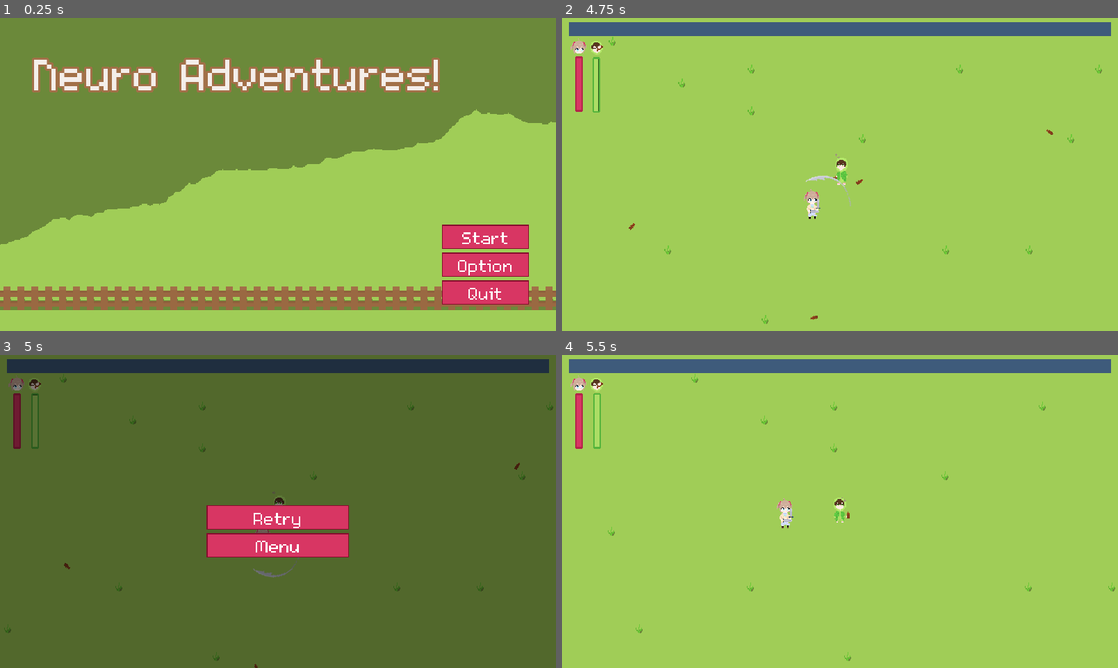
Above: before the commit, frames 1-4 (two rows, left to right).
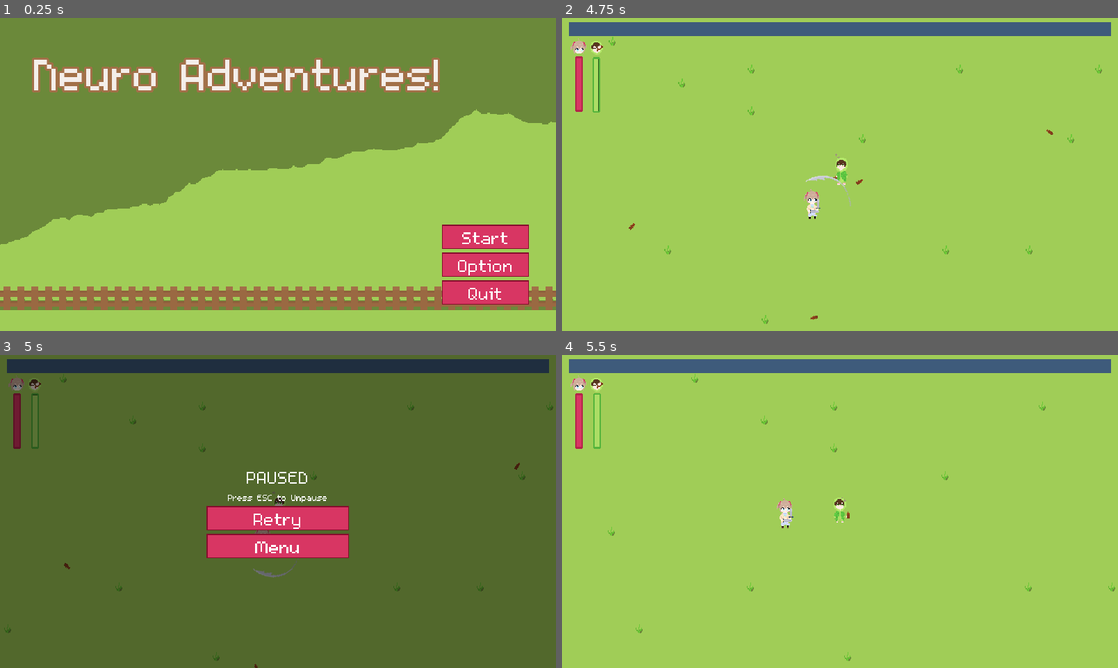
Above: after the commit, the same moments.

Repository: KotgeDev/Neuro-Adventures
Game: Godot game, scene res://scenes/ui/menu.tscn
Two runs of this game, one before a commit and one after it. Both use one fixed random seed, a clock stepped at 60 frames per second and the inputs below.
Inputs (mouse positions are in pixels of both pictures, inside the frame that each line leads up to):
- Up to frame 1 (0.25 s): no input
- Up to frame 2 (4.75 s): click "Start" at 0.5 s; move the mouse to (962, 158) at 1.27 s; hold D (right) 1.28-2.03 s; move the mouse to (728, 190) at 2.02 s; hold S (down) 2.03-2.78 s; move the mouse to (895, 105) at 2.77 s; hold D (right) 2.78-3.53 s; move the mouse to (812, 237) at 3.52 s; hold W (up) 3.53-4.28 s; move the mouse to (1006, 221) at 4.27 s; hold A (left) from 4.28 s (still down)
- Up to frame 3 (5 s): keep holding A (left); tap Escape (menu) at 4.9 s
- Up to frame 4 (5.5 s): release A (left) at 5 s; click "Retry" at 5 s

Frames 1-2 are identical in both runs. In frame 3, 0.9% of the frame differs, in the area x 37-63%, y 37-65%; in frame 4, nothing differs.

Commit message:
Small Additions/Bug Fixes

Diff:
--- a/scenes/projectiles/dual_strike.tscn
+++ b/scenes/projectiles/dual_strike.tscn
@@ -58,7 +58,6 @@
 
 [node name="MultiHitbox" parent="." instance=ExtResource("4_kj2rx")]
 collision_mask = 6
-damage = 2
 
 [node name="CollisionPolygon2D" parent="MultiHitbox" index="0"]
 polygon = PackedVector2Array(-25, -30, -20, -30, -17, -29, -12, -27, -10, -26, -5, -23, 0, -18, 4, -12, 6.04879, -7.830 …(432 unchanged characters)…
--- a/scenes/projectiles/dual_strike_large.tscn
+++ b/scenes/projectiles/dual_strike_large.tscn
@@ -58,7 +58,6 @@
 
 [node name="MultiHitbox" parent="." instance=ExtResource("4_8av5q")]
 collision_mask = 6
-damage = 2
 
 [node name="CollisionPolygon2D" parent="MultiHitbox" index="0"]
 polygon = PackedVector2Array(-38, -44, -35, -44, -26, -42, -15, -38, -11, -36, 0, -25, 4, -20, 8, -12, 10, -6, 11, -1,  …(483 unchanged characters)…
--- a/scripts/shared/hitbox.gd
+++ b/scripts/shared/hitbox.gd
@@ -32,7 +32,7 @@
 
 func global_damage_modifiers(BASE_DAMAGE: float, modified_damage: float, area: Area2D) -> float:
 	for upgrade in get_tree().get_nodes_in_group("global_damage_modifiers"):
-		modified_damage = upgrade.apply_global_damage_modifiers(BASE_DAMAGE, modified_damage, area)
+		modified_damage = upgrade.global_damage_modifiers(BASE_DAMAGE, modified_damage, area)
 
 	return modified_damage
 
--- a/scripts/ui/hud.gd
+++ b/scripts/ui/hud.gd
@@ -32,8 +32,8 @@
 	shake_handler(delta)
 	exp_bar.value = lerpf(exp_bar.value, exp_value, delta*7)
 	if Input.is_action_just_pressed("menu") and menu_allowed:
-		%EndGameLabel.text = ""
-		%FlavorText.text = ""
+		%EndGameLabel.text = "PAUSED"
+		%FlavorText.text = "Press ESC to Unpause"
 
 		if end_game.visible:
 			get_tree().paused = false
